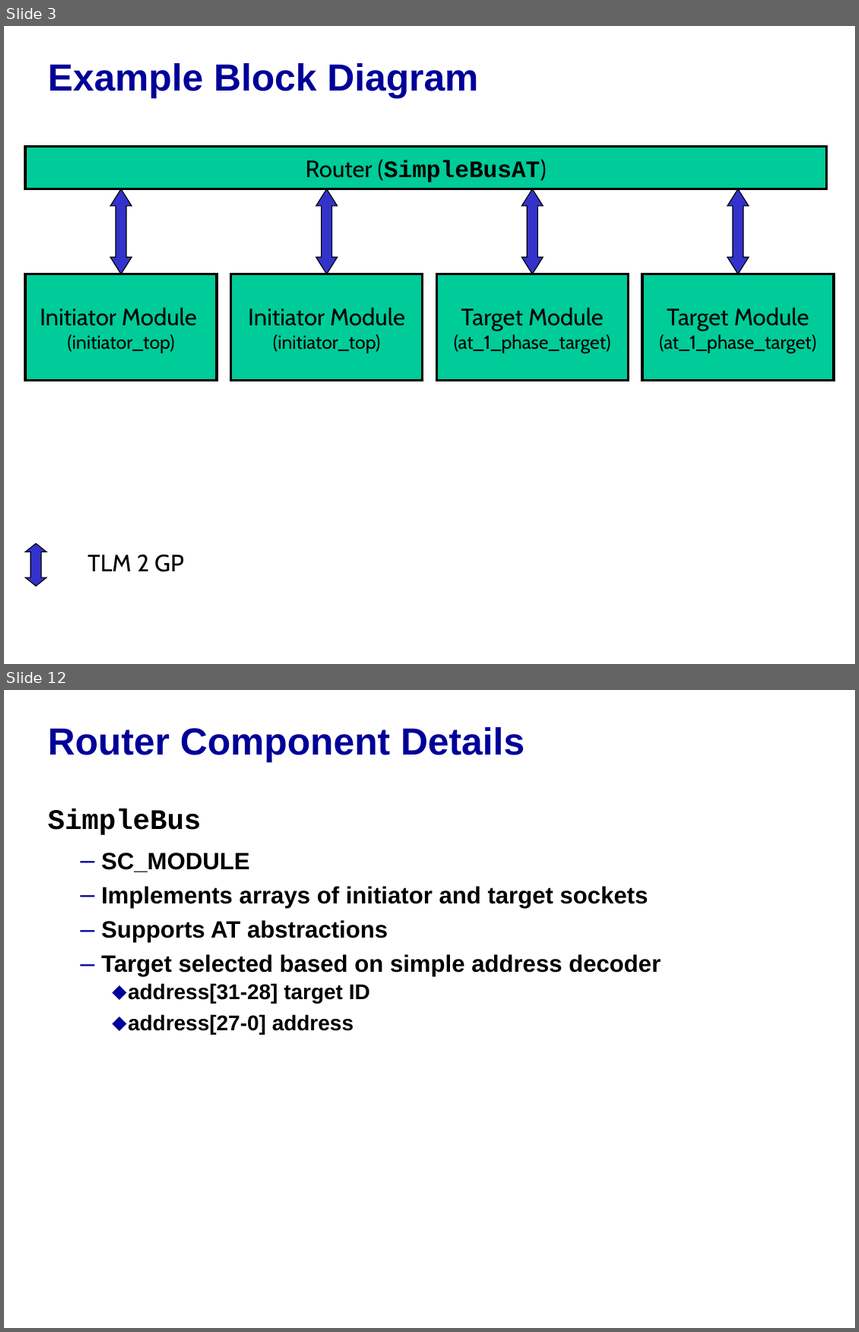
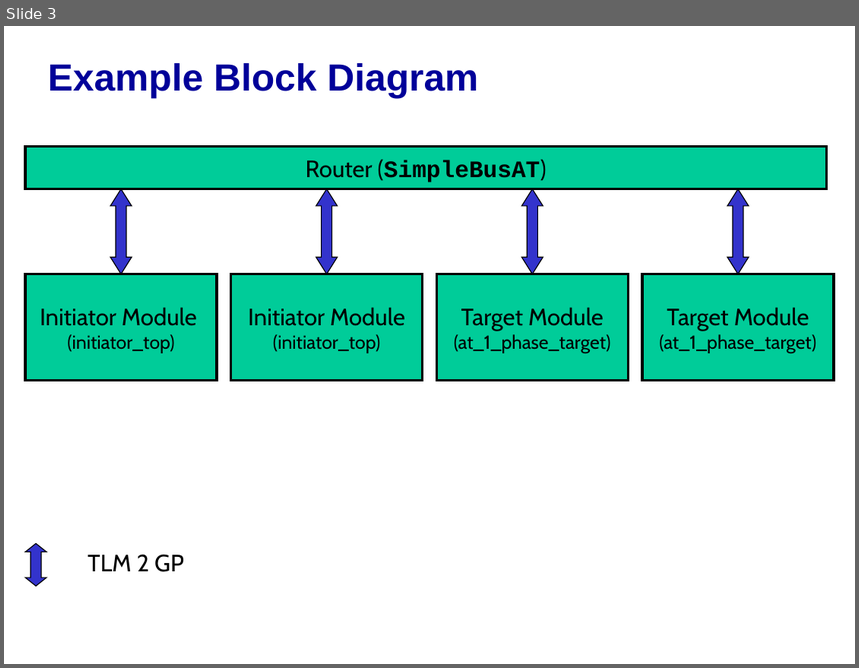
Before and after one commit to accellera-official/systemc, a slide deck: examples/tlm/at_1_phase/docs/at_1_phase_example_system.ppt. Shown one above the other, each under a label of ours: slides 3 and 12 before the commit, slide 3 after it; the slides between them are not shown. The pictures are 859x1332 and 859x668 pixels, drawn with LibreOffice and Linux fonts; fonts in the diff are those of the drawing; background and template pictures are left out. Boxes give left, top, right and bottom in pixels: in the first picture for what was removed or moved away, otherwise in the second. Text is boxed around its words. In the diff, an @@ line names an element or a change of style, - is before the commit and + after.

```diff
--- a/examples/tlm/at_1_phase/docs/at_1_phase_example_system.ppt
+++ b/examples/tlm/at_1_phase/docs/at_1_phase_example_system.ppt
@@ slide 12 removed at <box>4,690,855,1328</box>, background picture (left out) @@
@@ title removed at <box>48,727,525,762</box> @@
-Router Component Details
@@ text removed at <box>48,809,661,1034</box> @@
-SimpleBus
-  – SC_MODULE
-  – Implements arrays of initiator and target sockets
-  – Supports AT abstractions
-  – Target selected based on simple address decoder
-    ⬥ address[31-28] target ID
-    ⬥ address[27-0] address
```
Also in this commit, not shown: 7 slides changed, 1 slide added, 2 other slides removed.
